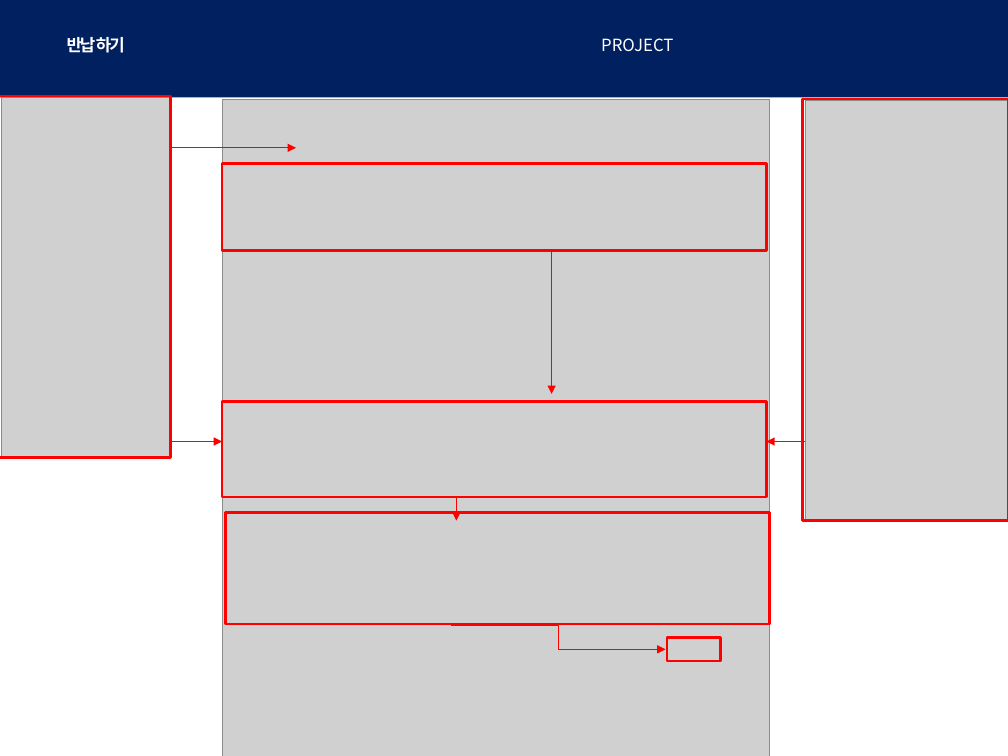
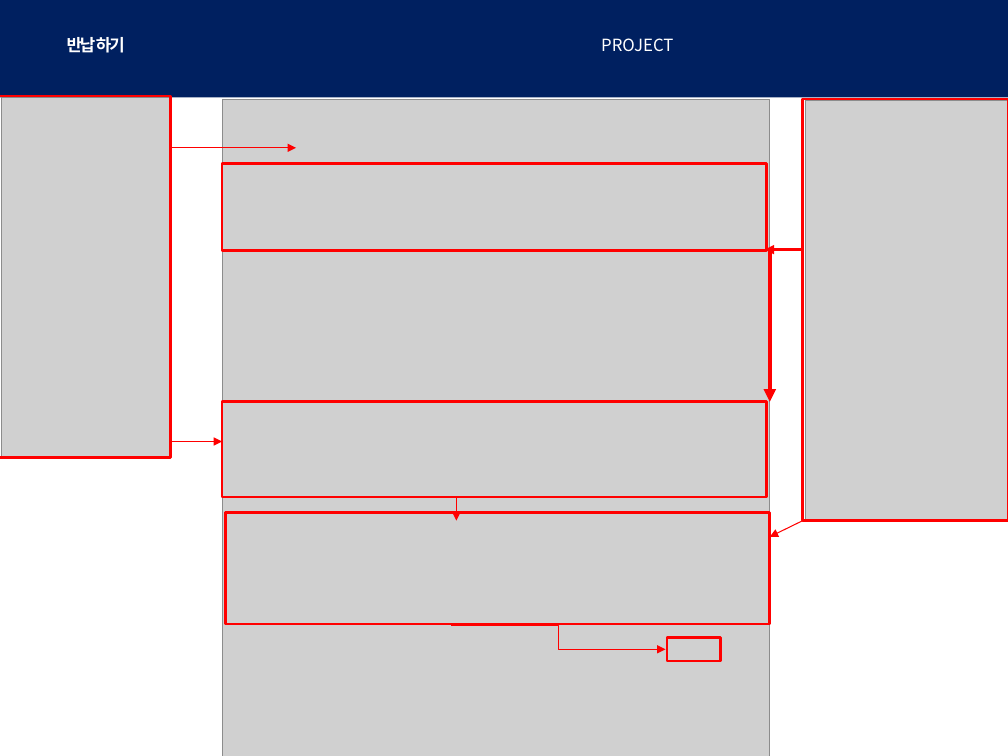
Before and after one commit to MyungHunSong/library_management, a slide deck: slide 9 of ppt/최종도서관리.pptx. Drawn at 1008x756 pixels with LibreOffice and Linux fonts; fonts in the diff are those of the drawing; grey boxes stand for pictures. Boxes give left, top, right and bottom in pixels: in the first picture for what was removed or moved away, otherwise in the second. Text is boxed around its words. In the diff, an @@ line names an element or a change of style, - is before the commit and + after.

```diff
--- a/ppt/최종도서관리.pptx
+++ b/ppt/최종도서관리.pptx
@@ arrow added from (802, 250) to (765, 250), #FF0000 2.25 pt @@
@@ arrow moved from (551, 251) - (551, 394) to (770, 250) - (770, 402) @@
@@ arrow (770, 250) - (770, 402): stroke #FF0000 0.75 pt to #FF0000 3 pt @@
@@ arrow moved from (805, 442) - (766, 442) to (802, 520) - (770, 536) @@
```
Also in this commit, not shown: 2 other slides changed, 1 other file.
